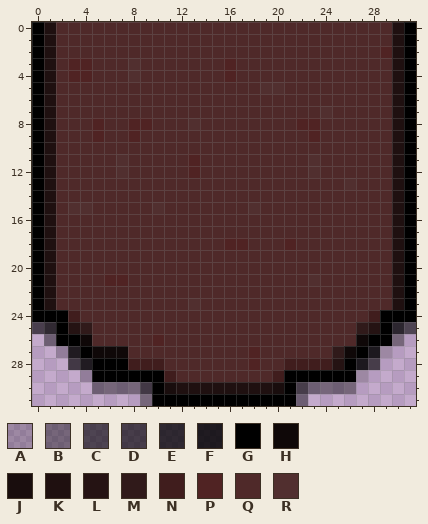
Pixel-art sprite, stored at graphics/decor/terre/G.png. The first picture shows the starting point.
The file is 32x32 pixels. Pixels under 10% opacity are left out. Colours within 5 levels of each other are drawn and written as one.
Palette (. is transparent): A #00000033  B #00000066  C #00000099  D #000000a3  E #000000c1  F #000000d6  G #000000  H #0f0808  J #190d0d  K #1f1010  L #251313  M #301a1a  N #401d1d  P #502323  Q #4f2929  R #512f2f
Pixels before, first column x 0:
 0 GKQQQQQQQQQQQQQQQQQQQQQQQQQQQQKG
 1 GKQQQQQQQQQQQQQQQQQQQQQQQQQQQQKG
 2 GKQQQQQQQQQQQQQQQQQQQQQQQQQQQPKG
 3 GKQPPQQQRQQQQQQQPQQQQQQQQQQQQQKG
 4 GKQPPQQQRQQQQQQQPQQQQQQQQQQQQQKG
 5 GKQQQQQQQQQQQQQQQQQRRQQQQQQQQQKG
 6 GKQQQQQQQQQQQQQQQQQQQQQQQQQQQQKG
 7 GKQQQQQQQQQQQQQQQQQQQQQQRQQQQQKG
 8 GKQQQPQQPPQQQRQQQQQQQQPPQQQQQQKG
 9 GKQQQPQQPQQQQQQQQQQQQQQPQQQQQQKG
10 GKQQQQQQQQQQQQQQQQQQQQQQQQQQQQKG
11 GKQQQQQRQQQQQPQQQQQQQQQRQQQQQQKG
12 GKQQQQQRQQQQQPQQQQQQQQQRQQQQQQKG
13 GKQQQQQQQQQQQQQQQQQQQQQQQQRQQQKG
14 GKQQQQQQQQQQQQQQQQQQQQQQQQQQQQKG
15 GKQRRQQQQQRQQQQQQQRQQQQQQQQQQQKG
16 GKQQQQQQQQQQQQQQQQQQQQQQQQQQQQKG
17 GKQQQQQQQQQQQQQQQQQQQQQQQQQQQQKG
18 GKQQQQQQQQQQQQQQPPQQQPQQQQQQQQKG
19 GKQQQQQQQQQQQQQQQQQQQQQQQQQQQQKG
20 GKQQQQQQQQQQQQQQQQQQQQQQQQQQQQKG
21 GKQQQQPPQQQQQQQQQQQQQQQRQQQQQQKG
22 GKQQQQQQQQQQQQQQQQQQQQQQQQQQQQKG
23 GKQQQQQQQQQQQRQQQQQQQQQQQQQQQQKG
24 GGGNQQQQQQQQQQQQQQQQQQQQQQQQNGGG
25 CEGLMQQQQQQQQQQQQQQQQQQQQQQMLGEC
26 .BGGHQQQQQPQQQQQQQQQQQQQQQQHGGB.
27 ..AFGHHHQQQQQQQQQQPQQQQQQMHGFA..
28 ...DFGGGNNNQQQQQQQPQQNNNNLGFD...
29 ....AGGGGGGNQQQQQQQQNGGGGGGA....
30 .....BBBBDGJKKKKKKKKJGDBBBB.....
31 .........BGGGGGGGGGGGGB.........
Once edited:
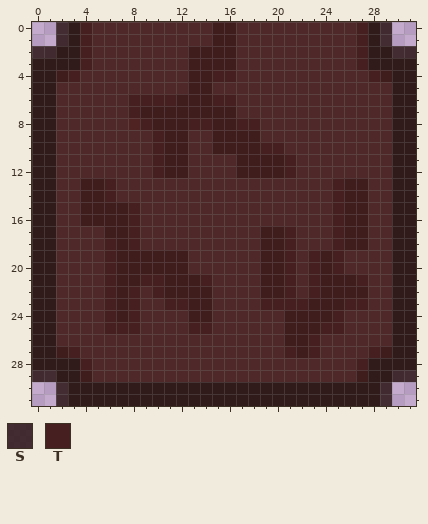
Colours new in this view: S #2f1919dc  T #462020
Diff:
Changed rows in their new state; - is an unchanged pixel.
first column x 0:
 0 ..SMT----------NN----------TMS..
 1 ..SMT----------NN----------TMS..
 2 SSMMT--------NNNN----------TMMSS
 3 MMMMT---Q----NNNN----------TMMMM
 4 MMNTQ---Q----NNTT-----------TNMM
 5 MM-----------NN----QQ---------MM
 6 MM------TTTTNNNTT-------------MM
 7 MM------TNNNNNNNN-------Q-----MM
 8 MM---Q---TNNNTTNNTT---QQ------MM
 9 MM---Q--Q-TNN--NNNN----Q------MM
10 MM--------TNN--NNNNTT---------MM
11 MM-----Q--TNNQ---NNNNT-Q------MM
12 MM-----Q--TNNQ---NNNNT-Q------MM
13 MM--NNT------------------TNN--MM
14 MM--NNT------------------TNN--MM
15 MM-QNNNNT-Q-------Q------TNN--MM
16 MM--NNNNT----------------TNN--MM
17 MM----NNT----------NNT---TNN--MM
18 MM----TNT-------QQ-NNT---TNN--MM
19 MM----TNNNNNN------NNT-TNT----MM
20 MM----TNNNNNN------NNT-TNT----MM
21 MM----TNNTTNNNT----NNT-TNNNT--MM
22 MM----TNT-TNNNN----NNT-TNNNN--MM
23 MM----TNT--TTNN----TTTTNNNTT--MM
24 MMQQ--TNT----NN------NNNNT--QQMM
25 MMQQQ-TTT----TT------NNNTT-QQQMM
26 MMQQQ-----Q----------NNT---QQQMM
27 MMNTQQQQ----------Q--TNT-QQQTNMM
28 MMMMTQQQQQQ-------Q--QQQQQQTMMMM
29 SSMMNQQQQQQQ--------QQQQQQQNMMSS
30 --SMMMMMMMMMMMMMMMMMMMMMMMMMMS--
31 --SMMMMMMMMMMMMMMMMMMMMMMMMMMS--
